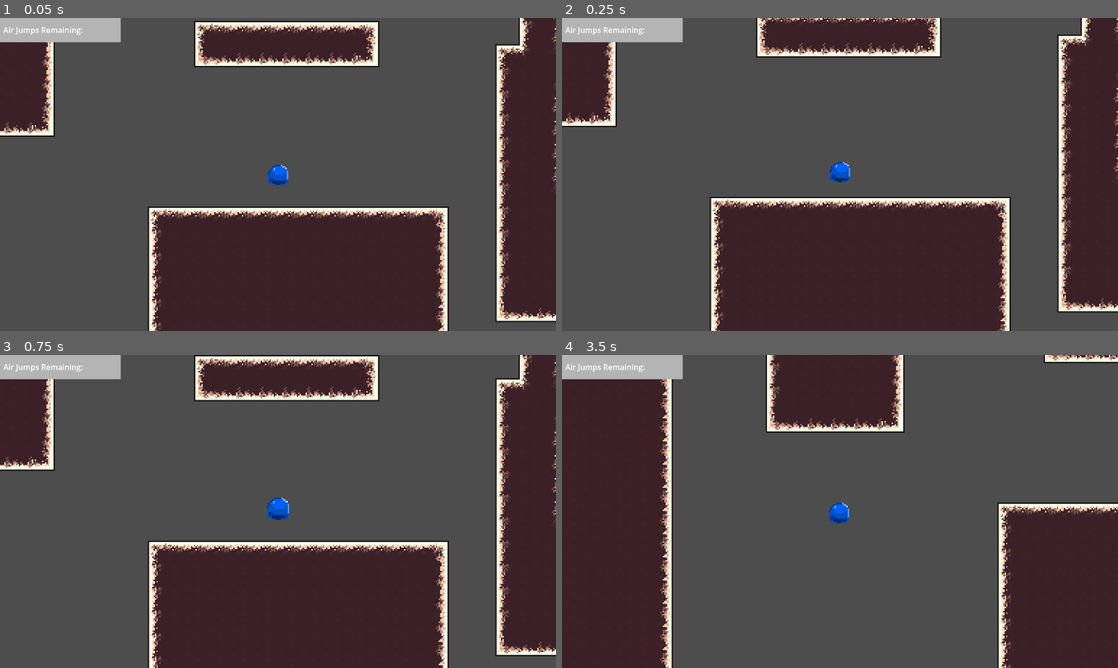
Above: before the commit, frames 1-4 (two rows, left to right).
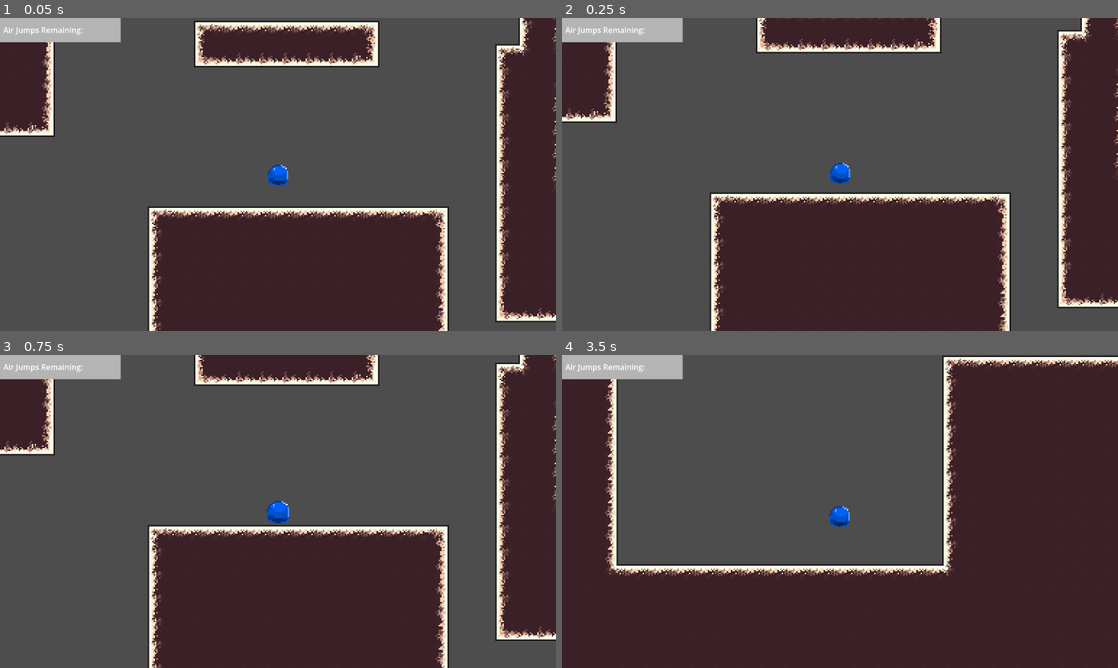
Above: after the commit, the same moments.

Repository: 2026-Hackathon/UnderYourSkin
Game: Godot game, scene res://TempScene.tscn
Two runs of this game, one before a commit and one after it. Both use one fixed random seed, a clock stepped at 60 frames per second and the inputs below.
Inputs (mouse positions are in pixels of both pictures, inside the frame that each line leads up to):
- Up to frame 1 (0.05 s): no input
- Up to frame 2 (0.25 s): no input
- Up to frame 3 (0.75 s): move the mouse to (400, 495) at 0.52 s; click (400, 495) at 0.67 s
- Up to frame 4 (3.5 s): drag from (728, 527) to (812, 574) at 1.27 s; move the mouse to (895, 442) at 2.02 s; click (895, 442) at 2.17 s; drag from (812, 574) to (673, 464) at 2.77 s

Frame 1 is identical in both runs. In frame 2, 6.7% of the frame differs, in the area x 0-100%, y 0-100%; in frame 3, 11%; in frame 4, 51%, in the area x 7-100%, y 0-100%.

Commit message:
player now actually uses bounce value

Diff:
--- a/under-your-skin/Scripts/player_character.gd
+++ b/under-your-skin/Scripts/player_character.gd
@@ -131,7 +131,7 @@
 			# FIXED: Check pre_move velocity AND collision normal direction
 		var speed_into_surface = -pre_move_velocity.dot(normal)
 		if abs(speed_into_surface) > 30.0:  # Moving INTO surface
-				velocity = pre_move_velocity.bounce(normal)
+				velocity = pre_move_velocity.bounce(normal) * bounce_value
 
 				collided = true
 				print("BOUNCE! Normal: ", normal, " Speed into surface: ", speed_into_surface, "Bounce:", bounce_value)
